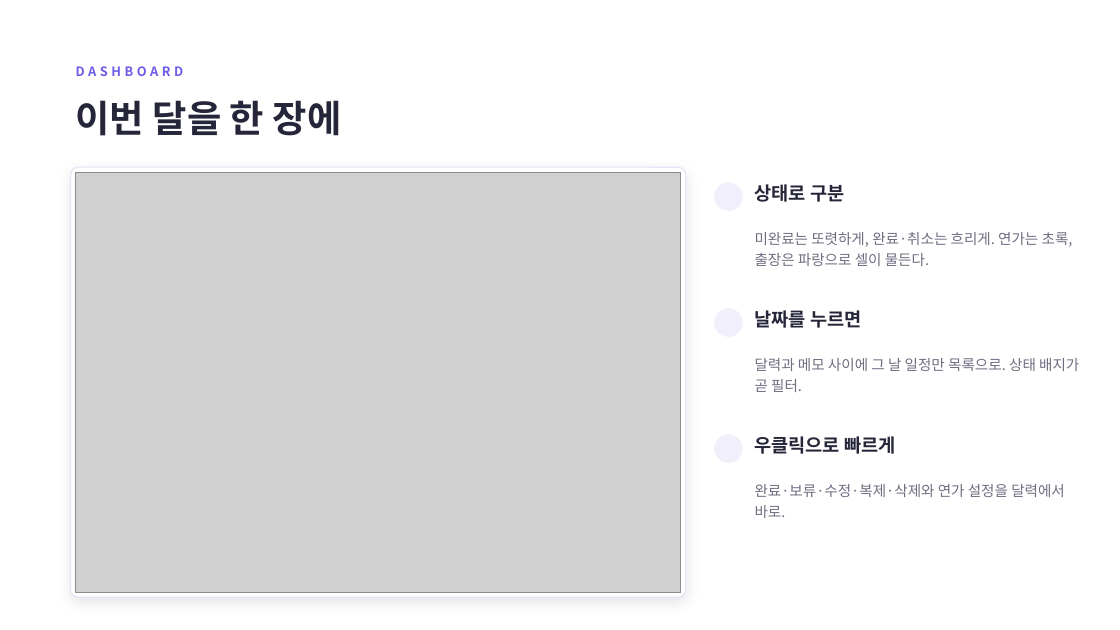
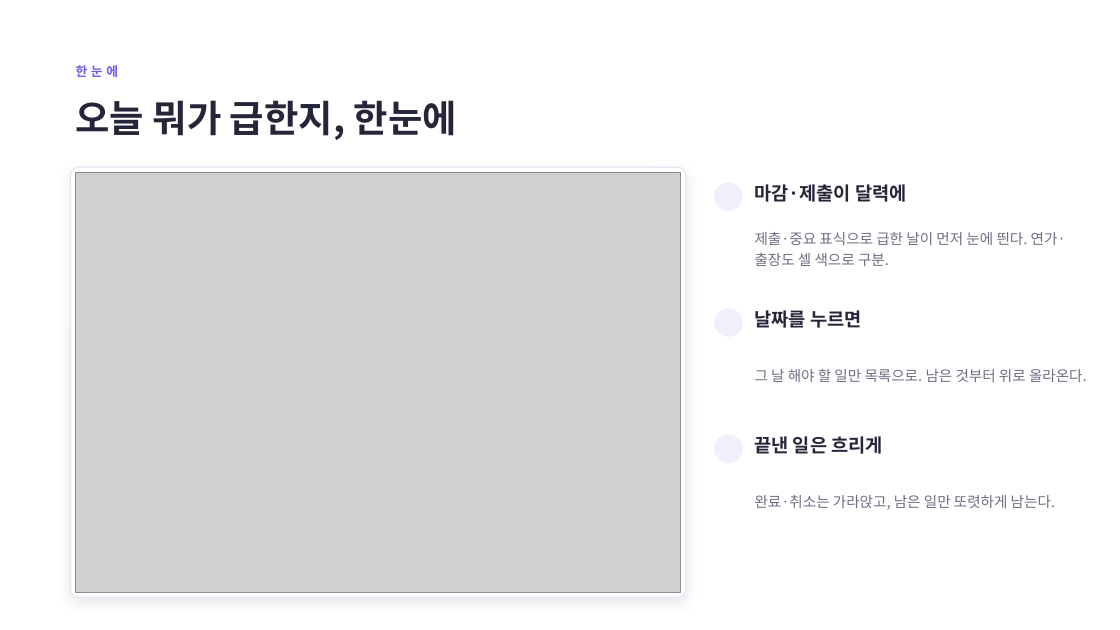
Before and after one commit to sohnjun96/AI-Planner, a slide deck: slide 3 of docs/일정아이_소개.pptx. Drawn at 1120x630 pixels with LibreOffice and Linux fonts; fonts in the diff are those of the drawing; grey boxes stand for pictures; background and template pictures are left out. Boxes give left, top, right and bottom in pixels: in the first picture for what was removed or moved away, otherwise in the second. Text is boxed around its words. In the diff, an @@ line names an element or a change of style, - is before the commit and + after.

```diff
--- a/docs/일정아이_소개.pptx
+++ b/docs/일정아이_소개.pptx
@@ text at bbox=[76, 65, 118, 77]: text changed @@
-DASHBOARD
+한눈에
@@ text at bbox=[76, 100, 457, 140]: text changed @@
-이번 달을 한 장에
+오늘 뭐가 급한지, 한눈에
@@ text at bbox=[754, 184, 906, 202]: text changed @@
-상태로 구분
+마감·제출이 달력에
@@ text at bbox=[755, 232, 1066, 266]: text changed @@
-미완료는 또렷하게, 완료·취소는 흐리게. 연가는 초록, 출장은 파랑으로 셀이 물든다.
+제출·중요 표식으로 급한 날이 먼저 눈에 띈다. 연가·출장도 셀 색으로 구분.
@@ text at bbox=[755, 369, 1087, 382]: text changed @@
-달력과 메모 사이에 그 날 일정만 목록으로. 상태 배지가 곧 필터.
+그 날 해야 할 일만 목록으로. 남은 것부터 위로 올라온다.
@@ text at bbox=[754, 436, 882, 454]: text changed @@
-우클릭으로 빠르게
+끝낸 일은 흐리게
@@ text at bbox=[755, 495, 1055, 510]: text changed @@
-완료·보류·수정·복제·삭제와 연가 설정을 달력에서 바로.
+완료·취소는 가라앉고, 남은 일만 또렷하게 남는다.
```
Also in this commit, not shown: 4 other slides changed, 3 slides added, 4 slides removed, 1 other file.
